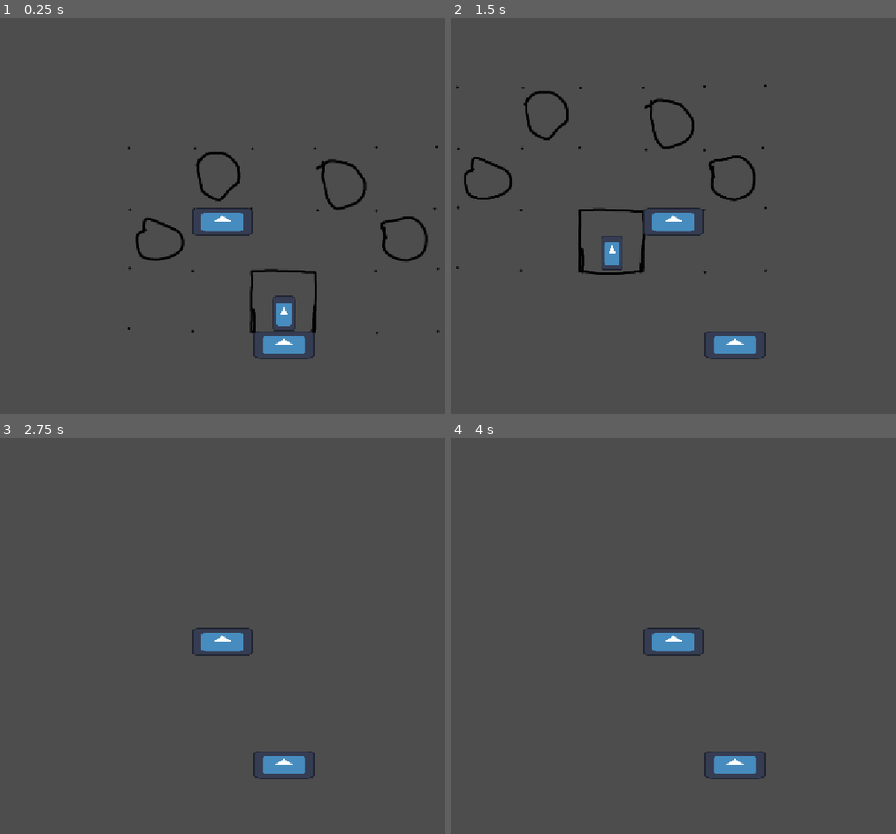
Above: before the commit, frames 1-4 (two rows, left to right).
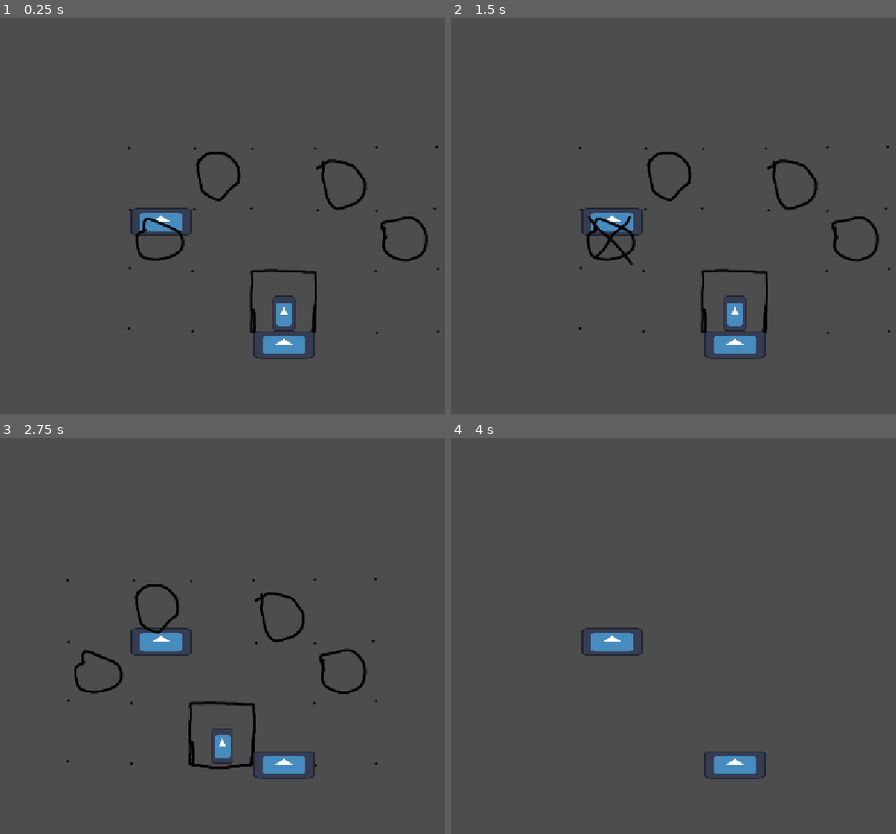
Above: after the commit, the same moments.

Repository: TheDartFrog/HorseFall
Game: Godot game, scene res://Scenes/main_node.tscn
Same seed, same stepped clock (60 frames per second), same inputs: the game is played once before the commit and once after it. The engine's default icon, where the game draws it, is replaced by a stand-in: a white triangle on a blue panel in a dark square.
Inputs (mouse positions are in pixels of both pictures, inside the frame that each line leads up to; where the layout moved, square brackets give the same spot in the first picture):
- Up to frame 1 (0.25 s): no input
- Up to frame 2 (1.5 s): click (611, 239) at 0.5 s; click (611, 239) at 1.25 s
- Up to frame 3 (2.75 s): click (222, 600) [97, 679] at 2 s
- Up to frame 4 (4 s): click (611, 616) at 2.77 s; tap Enter at 3.5 s

The runs differ from the first frame. In frame 1, 1.2% of the frame differs, in the area x 29-57%, y 47-56%; in frame 2, 4.4%, in the area x 1-99%, y 16-80%; in frame 3, 3.0%; in frame 4, 1.2%.

Commit message:
no going to blocked spaces

Diff:
--- a/Scenes/main_node.tscn
+++ b/Scenes/main_node.tscn
@@ -17,4 +17,4 @@
 unique_name_in_owner = true
 
 [node name="Platform2" parent="." unique_id=1213041697 instance=ExtResource("1_jah86")]
-position = Vector2(-150, -200)
+position = Vector2(-250, -200)
--- a/boardScript.gd
+++ b/boardScript.gd
@@ -1,6 +1,10 @@
 extends Node2D
 
 @onready var playerRef = get_tree().root.find_child("PlayerScene", true, false)
+
+
+var yesTexture = preload("res://Assets/Textures/yes.png")
+var noTexture = preload("res://Assets/Textures/no.png")
 
 var wasGrounded = false
 var isGrounded = false
@@ -63,6 +67,7 @@
 	match number: # oh yeah we in spaghetti town babeeyyyyy
 		1:
 			enableBtn1 = true #TODO: setting textures for enabled
+			$goButton1.texture_hover = yesTexture
 		2:
 			enableBtn2 = true
 		3:
@@ -78,6 +83,7 @@
 	match number: # second spaghetti settlement
 		1:
 			enableBtn1 = false #TODO: setting textures for disabled
+			$goButton1.texture_hover = noTexture
 		2:
 			enableBtn2 = false
 		3:
